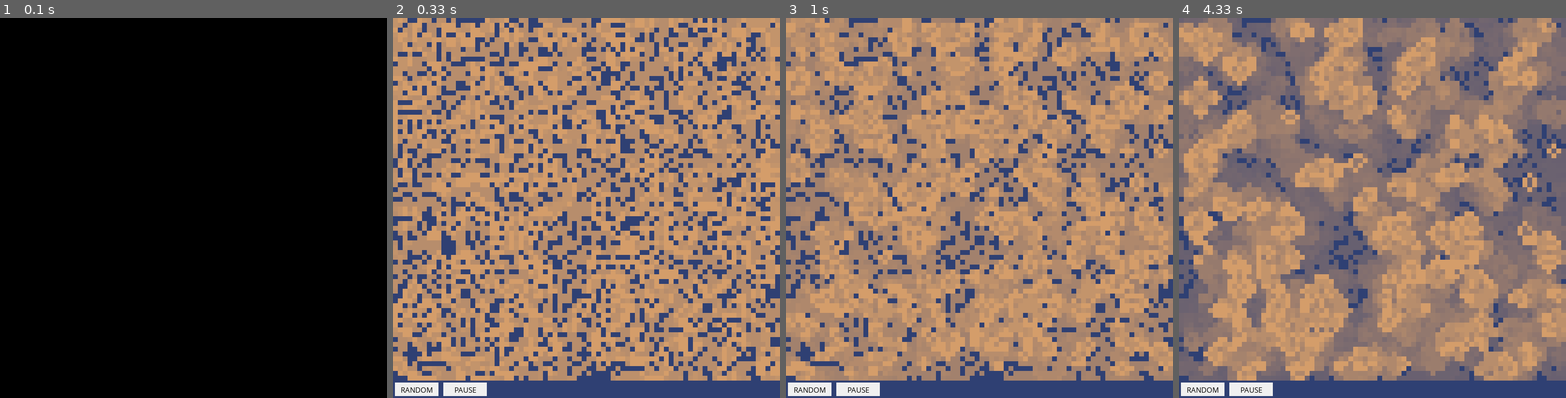
Above: before the commit, frames 1-4 (left to right).
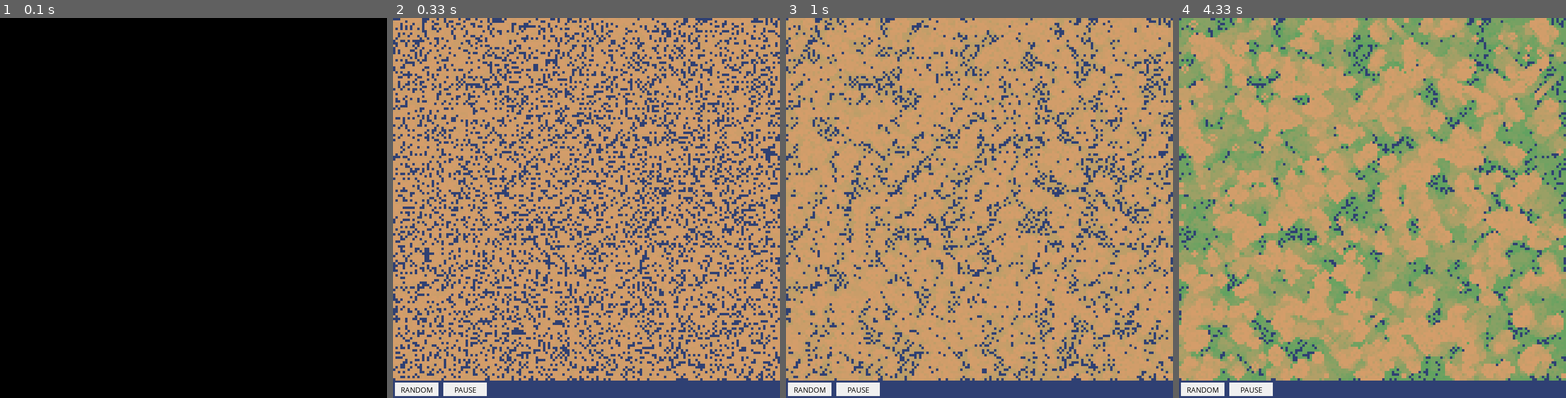
Above: after the commit, the same moments.

Repository: bischoff-m/game-of-life-pygame
Game: pygame game, started from src/main.py
Same seed, same stepped clock (60 frames per second), same inputs: the game is played once before the commit and once after it.
Inputs:
- Up to frame 1 (0.1 s): no input
- Up to frame 2 (0.33 s): no input
- Up to frame 3 (1 s): no input
- Up to frame 4 (4.33 s): no input

Frame 1 is identical in both runs. In frame 2, 45% of the frame differs, in the area x 0-100%, y 0-96%; in frame 3, 54%; in frame 4, 80%.

Commit message:
Extend to n-color gradient

Diff:
--- /dev/null
+++ b/src/color.py
@@ -0,0 +1,46 @@
+from typing import Callable, Dict, List, Optional
+import numpy as np
+import pygame
+
+
+class Gradient:
+    def __init__(
+        self,
+        colors: Dict[float, pygame.Color],
+        steps: int,
+    ):
+        self.steps = steps
+
+        # Validate colors
+        if len(colors) < 2:
+            raise ValueError("At least two colors are required")
+        if not colors.get(0) or not colors.get(1):
+            raise ValueError("Colors must have keys 0 and 1")
+        keys = np.asarray(list(colors.keys()))
+        if not ((keys >= 0) & (keys <= 1)).all():
+            raise ValueError("Keys must be between 0 and 1")
+
+        # Convert to list of tuples
+        grad_colors = sorted(colors.items())
+
+        # Calculate immediate color steps
+        # 0 -> primary, steps -> secondary
+        self.color_steps: List[pygame.Color] = []
+        cur_primary = 0
+        for i in range(steps):
+            val = i / (steps - 1)
+            if (
+                cur_primary < len(grad_colors) - 2
+                and val >= grad_colors[cur_primary + 1][0]
+            ):
+                cur_primary += 1
+            cur_val, cur_color = grad_colors[cur_primary]
+            next_val, next_color = grad_colors[cur_primary + 1]
+            self.color_steps.append(
+                cur_color.lerp(next_color, (val - cur_val) / (next_val - cur_val))
+            )
+
+    def get(self, step: int) -> pygame.Color:
+        if step < 0 or step >= self.steps:
+            raise ValueError("Step out of bounds")
+        return self.color_steps[step]
--- a/src/main.py
+++ b/src/main.py
@@ -3,40 +3,22 @@
 import sys
 import numpy as np
 from ui_elements import Button
-
-
-class Gradient:
-    def __init__(
-        self,
-        primary: pygame.Color,
-        secondary: pygame.Color,
-        steps: int,
-        ease_func: Optional[Callable[[float], float]] = None,
-    ):
-        self.steps = steps
-        # Calculate immediate color steps
-        # 0 -> primary, steps -> secondary
-        self.colors: List[pygame.Color] = []
-        for i in range(steps):
-            val = i / (steps - 1)
-            if ease_func:
-                val = ease_func(val)
-            self.colors.append(primary.lerp(secondary, val))
-
-    def get(self, step: int) -> pygame.Color:
-        if step < 0 or step >= self.steps:
-            raise ValueError("Step out of bounds")
-        return self.colors[step]
+from color import Gradient
 
 
 # Constants
-PRIMARY_COLOR = pygame.Color("#d49d6a")
-SECONDAY_COLOR = pygame.Color("#2f4073")
-GRID_HEIGHT = 750
-GRID_WIDTH = 800
+COLOR1 = pygame.Color("#d49d6a")
+COLOR2 = pygame.Color("#2f4073")
+COLOR3 = pygame.Color("#51A35F")
+# In pixels
+GRID_SIZE = (800, 750)
 FOOTER_HEIGHT = 36
-BLOCK_SIZE = 10
-gradient = Gradient(PRIMARY_COLOR, SECONDAY_COLOR, 100, lambda x: x**0.5)
+BLOCK_SIZE = 5
+gradient = Gradient(
+    {0: COLOR1, 0.5: COLOR3, 1: COLOR2},
+    100,
+    # {0: pygame.Color("white"), 1 / 100: COLOR1, 0.5: COLOR3, 1: COLOR2}, 100
+)
 ui_elements: List[Button] = []
 is_paused = False
 
@@ -45,15 +27,15 @@
 # 1 = was active 1 step ago
 # n = inactive
 # Game of Life rules are applied for == 0 (active) and > 0 (inactive)
-state = np.zeros((GRID_WIDTH // BLOCK_SIZE, GRID_HEIGHT // BLOCK_SIZE), dtype=int)
+state = np.zeros((GRID_SIZE[0] // BLOCK_SIZE, GRID_SIZE[1] // BLOCK_SIZE), dtype=int)
 
 
 def main():
     global SCREEN, CLOCK
     pygame.init()
-    SCREEN = pygame.display.set_mode((GRID_WIDTH, GRID_HEIGHT + FOOTER_HEIGHT))
+    SCREEN = pygame.display.set_mode((GRID_SIZE[0], GRID_SIZE[1] + FOOTER_HEIGHT))
     CLOCK = pygame.time.Clock()
-    SCREEN.fill(SECONDAY_COLOR)
+    SCREEN.fill(COLOR2)
 
     # Initialize state
     init_state_random()
@@ -145,7 +127,7 @@
         draw_grid()
 
     button_random = Button(
-        position=(padding, GRID_HEIGHT + padding),
+        position=(padding, GRID_SIZE[1] + padding),
         size=(90, FOOTER_HEIGHT - 2 * padding),
         on_click=_randomize,
         color=color,
@@ -160,7 +142,7 @@
         button_pause.set_text("RESUME" if is_paused else "PAUSE")
 
     button_pause = Button(
-        position=(100 + padding, GRID_HEIGHT + padding),
+        position=(100 + padding, GRID_SIZE[1] + padding),
         size=(90, FOOTER_HEIGHT - 2 * padding),
         on_click=_toggle_pause,
         color=color,
Not shown, changed: README.md
Binary file added: README_files/Screenshot 2024-07-28 022547.png
Not shown, changed: .gitignore
